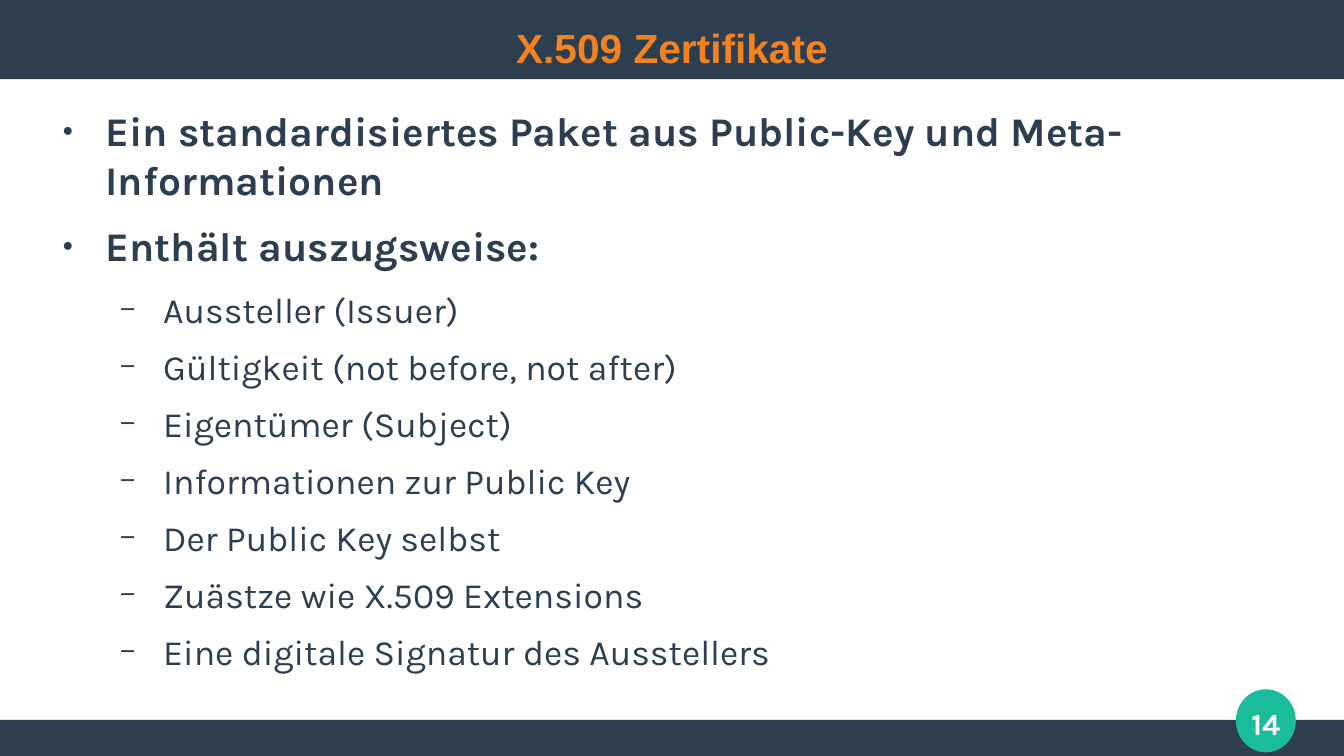
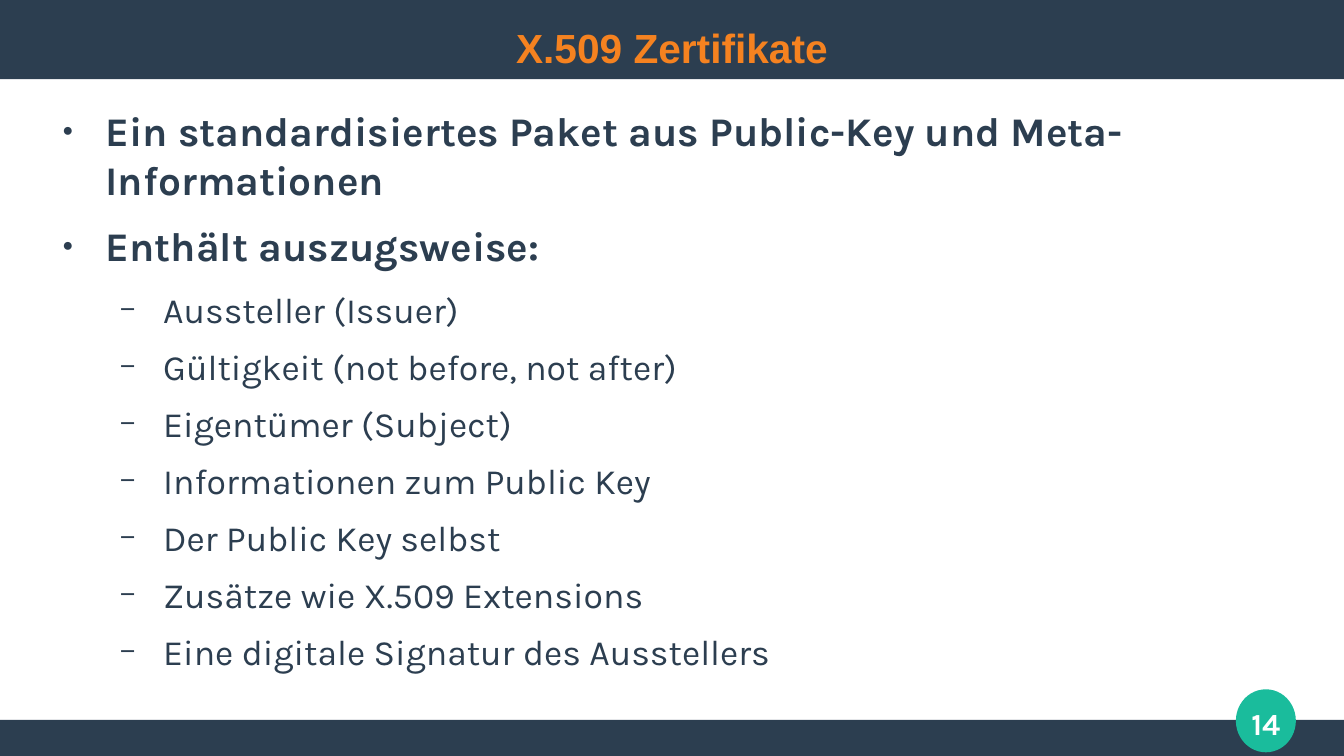
Before and after one commit to ghandmann/HS-AlbSig-WebAnwendungen2, a slide deck: slide 14 of Kapitel/03_SSL_TLS_HTTPS.odp. Drawn at 1344x756 pixels with LibreOffice and Linux fonts; fonts in the diff are those of the drawing. Boxes give left, top, right and bottom in pixels: in the first picture for what was removed or moved away, otherwise in the second. Text is boxed around its words. In the diff, an @@ line names an element or a change of style, - is before the commit and + after.

Commit message:
Fix typos
Fixes #1

```diff
--- a/Kapitel/03_SSL_TLS_HTTPS.odp
+++ b/Kapitel/03_SSL_TLS_HTTPS.odp
@@ text at bbox=[163, 469, 650, 503]: text changed @@
-  − Informationen zur Public Key
+  − Informationen zum Public Key
@@ text at bbox=[163, 583, 643, 609]: text changed @@
-  − Zuästze wie X.509 Extensions
+  − Zusätze wie X.509 Extensions
```
Also in this commit, not shown: 10 other slides changed.
